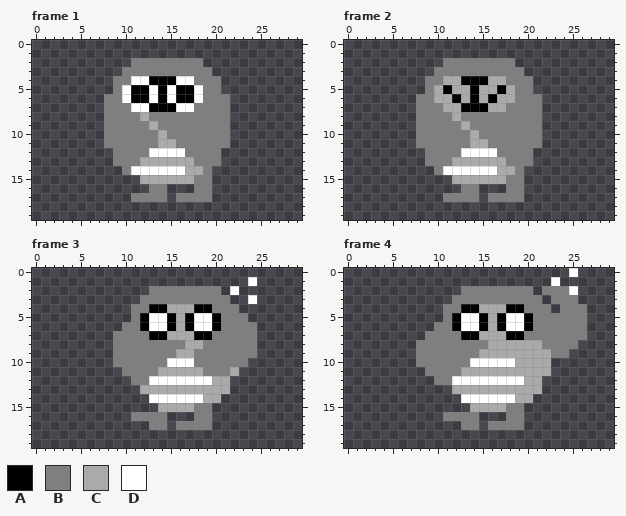
Edited in one commit: pixel-art file (art/mothy.ase). The picture above is the old version.
30x20 pixels, 8 frames. Shown: frame 1, frame 2, frame 3, frame 4. The commit also changed other frames, which this record leaves out.
Palette (. is transparent): A #000000  B #7f7f7f  C #aaaaaa  D #ffffff
Pixels before, frame 1, first column x 8:
 2 ...BBBBBBBB...
 3 ..BBBBBBBBBB..
 4 .BBDDAAADDBBB.
 5 .BDAADADAADBB.
 6 BBDAADADAADBBB
 7 BBBDDAAADDBBBB
 8 BBBBCBBBBBBBBB
 9 BBBBBCBBBBBBBB
10 BBBBBBCBBBBBBB
11 BBBBBBCCBBBBBB
12 .BBBBDDDDBBBB.
13 .BBBCCCCCCBBB.
14 ..BDDDDDDCCB..
15 ....CCCCCCBB..
16 .....BB...BB..
17 ...BBBB.BBBB..
Pixels before, frame 2, first column x 8:
 2 ...BBBBBBBB...
 3 ..BBBBBBBBBB..
 4 .BBCCAAACCBBB.
 5 .BCACCACCACBB.
 6 BBCCACACACCBBB
 7 BBBCCAAACCBBBB
 8 BBBBCBBBBBBBBB
 9 BBBBBCBBBBBBBB
10 BBBBBBCBBBBBBB
11 BBBBBBCCBBBBBB
12 .BBBBDDDDBBBB.
13 .BBBCCCCCCBBB.
14 ..BDDDDDDCCB..
15 ....CCCCCCBB..
16 .....BB...BB..
17 ...BBBB.BBBB..
Pixels before, frame 3, first column x 9:
 1 ...............D
 2 ....BBBBBBBB.D..
 3 ...BBBBBBBBBB..D
 4 ..BBAACCCAABBB..
 5 ..BADDACADDABBB.
 6 .BBADDACADDABBBB
 7 BBBBAACCCAABBBBB
 8 BBBBBBBBCCBBBBBB
 9 BBBBBBBCCBBBBBBB
10 BBBBBBDDDBBBBBB.
11 .BBBBCCCCCBBBC..
12 ..BBDDDDDDDCC...
13 ...CCCCCCCCCC...
14 ....DDDDDDCC....
15 .....CCCCBB.....
16 ..BBBB...BB.....
17 ....BB.BBBB.....
Pixels before, frame 4, first column x 8:
 0 .................D.
 1 ...............D...
 2 .....BBBBBBBB.BBBD.
 3 ....BBBBBBBBBB.BBB.
 4 ...BBAACCCAABBB.BBB
 5 ...BADDACADDABBBBBB
 6 ..BBADDACADDABBBBBB
 7 .BBBBAACCCAABBBBBBB
 8 BBBBBBBBCCCCCCBBBB.
 9 BBBBBBBCCCCCCCCBB..
10 BBBBBBDDDDDCCCC....
11 .BBBBCCCCCCCCCC....
12 ..BBDDDDDDDDCC.....
13 ....CCCCCCCCCC.....
14 .....DDDDDDCC......
15 ......CCCCBB.......
16 ...BBBB...BB.......
17 .....BB.BBBB.......
New version:
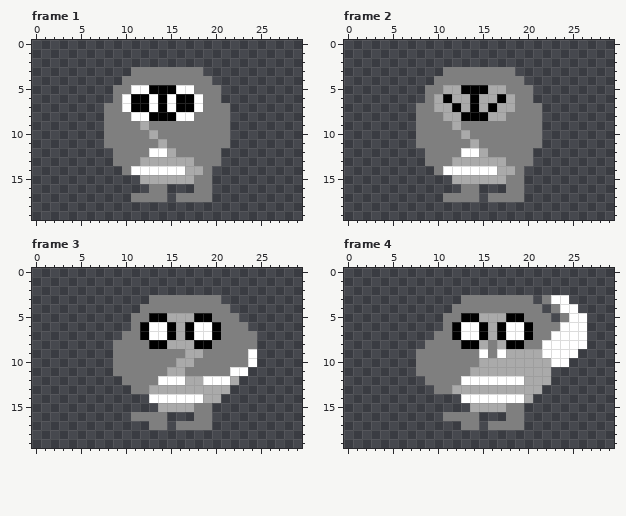
From old to new:
Changed rows in their new state; - is an unchanged pixel.
Frame 1:
first column x 8:
 2 ---........---
 3 --.--------.--
 4 -.-BBBBBBB--.-
 5 --BDDA-ADDB---
 6 .------------.
 7 --DAAD-DAAD---
 8 ---DDAAADD----
 9 ----CB--------
10 -----CB-------
11 -------B------
12 -------CB-----
Frame 2:
first column x 8:
 2 ---........---
 3 --.--------.--
 4 -.-BBBBBBB--.-
 5 --BC-A-A-CB---
 6 .--AC---CA---.
 7 --C-AC-CA-C---
 8 ---C-AAACC----
 9 ----CB--------
10 -----CB-------
11 -------B------
12 -------CB-----
Frame 3:
first column x 9:
 1 ---------------.
 2 ----........-.--
 3 ---.--------.--.
 4 --.-BBBBBBB--.--
 5 ---BAAC-CAAB--.-
 6 -.-------------.
 7 .--ADDA-ADDA----
 8 ----AACC-AA-----
 9 -------B-C-----D
10 ------BCC------D
11 B----B--BB---DD-
12 -B--B---CC-DDC--
13 --BB------------
Frame 4:
first column x 8:
 0 -----------------.-
 1 ---------------.---
 2 -----........-....-
 3 ----.--------.BDD.-
 4 ---.-BBBBBBB--.BDD.
 5 ----BAAC-CAAB--.-DD
 6 --.-------------DDD
 7 -.--ADDA-ADDA--DDDD
 8 .----AACB-AABBDDDDD
 9 -------DBD----DDDD-
10 ------BCCCC----DD--
11 B----B-------------
12 -B--B---------C----
13 --BB---------------
14 -----------D-------
Changed places in both pictures, as pixel boxes (x1, y1, x2, y2):
changed: (104, 58, 230, 157)
changed: (416, 58, 542, 157)
changed: (113, 277, 257, 394)
changed: (416, 268, 587, 403)
